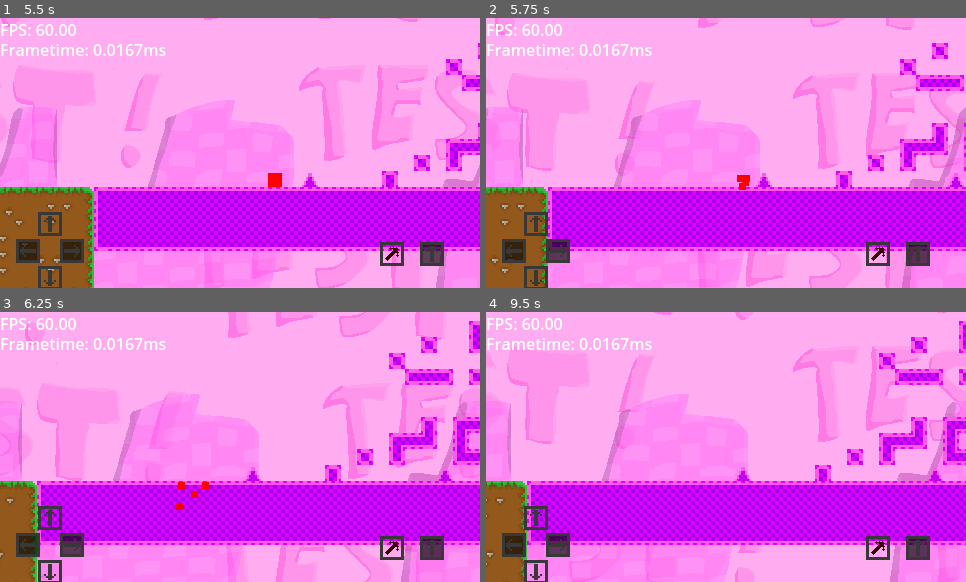
Above: before the commit, frames 1-4 (two rows, left to right).
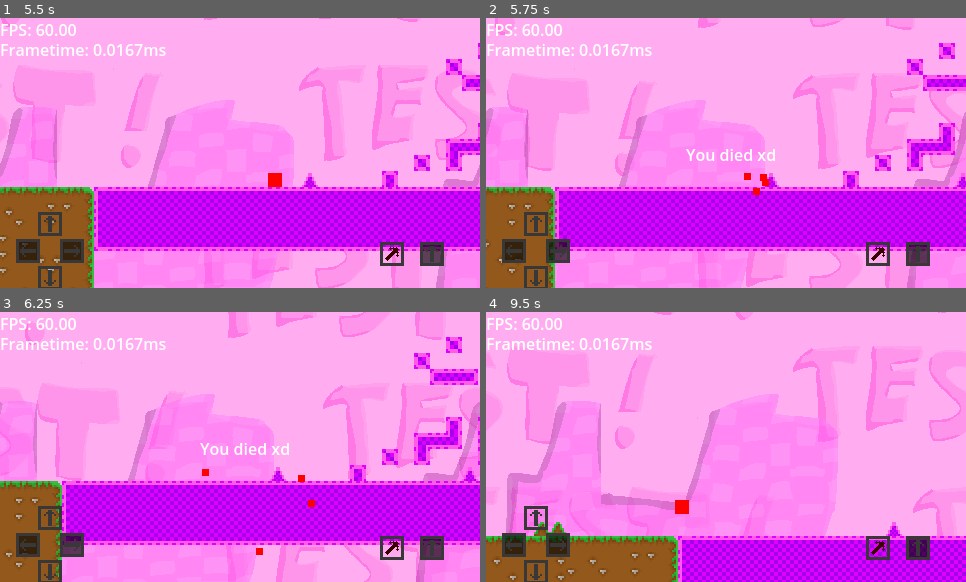
Above: after the commit, the same moments.

Repository: SanekGamer007/GodotPlatformer
Game: Godot game, scene res://Maps/test_map/test_map.tscn
The game is run twice, just before and just after one commit, with the same random seed, the same clock (stepped at 60 frames per second) and the same inputs.
Inputs (mouse positions are in pixels of both pictures, inside the frame that each line leads up to):
- Up to frame 1 (5.5 s): tap Enter (ui_accept) at 0.5, 0.77, 3.77 s; move the mouse to (345, 139) at 0.52 s; hold Right (ui_right) 0.53-1.25 s; tap Shift (dash) every 1.5 s from 0.6 to 5.1 s; click (345, 139) at 0.67 s; drag from (144, 166) to (278, 180) at 1.27 s; move the mouse to (288, 93) at 2.02 s; hold Left (ui_left) 2.03-2.75 s; drag from (216, 207) to (96, 112) at 2.77 s; move the mouse to (384, 193) at 3.52 s; hold Right (ui_right) 3.53-4.25 s; drag from (96, 112) to (278, 180) at 4.27 s; move the mouse to (264, 153) at 5.02 s; hold Right (ui_right) from 5.03 s (still down); click (264, 153) at 5.17 s
- Up to frame 2 (5.75 s): keep holding Right (ui_right)
- Up to frame 3 (6.25 s): release Right (ui_right) at 5.75 s; drag from (168, 379) to (144, 460) at 5.77 s
- Up to frame 4 (9.5 s): move the mouse to (831, 433) at 6.52 s; hold Left (ui_left) 6.53-7.25 s; tap Shift (dash) at 6.6, 8.1 s; tap Enter (ui_accept) at 6.77 s; drag from (630, 460) to (702, 501) at 7.27 s; move the mouse to (774, 387) at 8.02 s; hold Right (ui_right) 8.03-8.75 s; drag from (702, 501) to (582, 406) at 8.77 s

Frame 1 is identical in both runs. In frame 2, 11% of the frame differs, in the area x 0-100%, y 9-100%; in frame 3, 17%; in frame 4, 54%, in the area x 0-100%, y 3-100%.
Error before the commit: Invalid assignment of property or key 'visible' with value of type 'bool' on a base object of type 'null instance'. (res://Objects/player/player.gd:112)

Commit message:
aaaaaaaaa

Diff:
--- a/Objects/player/player.gd
+++ b/Objects/player/player.gd
@@ -14,8 +14,8 @@
 var mv_ACCELERATION: int = mv_MAX_SPEED / mv_CELERATION_STEPS ## Acceleration.
 var mv_DECELERATION: int = mv_MAX_SPEED / mv_CELERATION_STEPS ## Deceleration.
 var isalive: bool = true
-var candash: bool = true
-
+var can_dash: bool = true
+var was_on_floor: bool
 var can_jump: bool ## Defines if the player can jump.
 
 
@@ -27,6 +27,7 @@
 	pass
 
 func _physics_process(delta: float) -> void:
+	print(is_on_floor( ), was_on_floor)
 	#Slope detection
 	var slopedata: TileData = GetFloorData(get_node("../Level/grass"))
 	if slopedata:
@@ -43,6 +44,8 @@
 		can_jump = false
 		velocity += get_gravity() * delta
 
+	if is_on_floor() && !was_on_floor:
+		can_dash = true
 	# Jumping
 	if Input.is_action_just_pressed("ui_accept") and can_jump:
 		velocity.y = -mv_INITIAL_JUMP_HEIGHT
@@ -71,12 +74,14 @@
 			velocity.x = 0
 	#print_debug("DIRECTION: ", direction, " ", "VELOCITY: ", velocity.x)
 	velocity.y = clamp(velocity.y, -mv_MAX_VERTICAL_SPEED, mv_MAX_VERTICAL_SPEED)
-	if Input.is_action_just_pressed("dash") and candash:
+	if Input.is_action_just_pressed("dash") and can_dash:
 		var dashdirection = Input.get_vector("ui_left", "ui_right", "ui_up", "ui_down")
 		velocity = velocity + (mv_DASHSPEED * dashdirection)
 		print(dashdirection)
-		get_node("DashTimer").start(0.5)
-		candash = false
+		can_dash = false
+		if is_on_floor():
+			get_node("DashTimer").start(0.5)
+			was_on_floor = is_on_floor()
 	move_and_slide()
 
 func reset():
@@ -90,7 +95,6 @@
 		get_node("PlayerCam").position_smoothing_enabled = true
 	self.visible = true
 	get_node("Sprite2D").visible = true
-	get_node("Trail").visible = true
 	self.set_physics_process(true)
 	self.set_process(true)
 	isalive = true
@@ -109,7 +113,6 @@
 	get_node("Sprite2D").visible = false
 	get_node("DeathEffect").visible = true
 	get_node("DeathEffect").emitting = true
-	get_node("Trail").visible = false
 	self.set_physics_process(false)
 	if get_node("../RespawnText"):
 		get_node("../RespawnText").visible = true
@@ -120,5 +123,5 @@
 
 
 func _on_dash_timer_timeout() -> void:
-	candash = true
+	can_dash = true
 	print("a")
--- a/Objects/player/player.tscn
+++ b/Objects/player/player.tscn
@@ -132,7 +132,7 @@
 process_material = SubResource("ParticleProcessMaterial_4kjos")
 
 [node name="DashTimer" type="Timer" parent="."]
-wait_time = 0.5
+wait_time = 0.3
 one_shot = true
 
 [connection signal="body_shape_entered" from="Hurtbox" to="." method="_on_hurtbox_body_shape_entered"]
